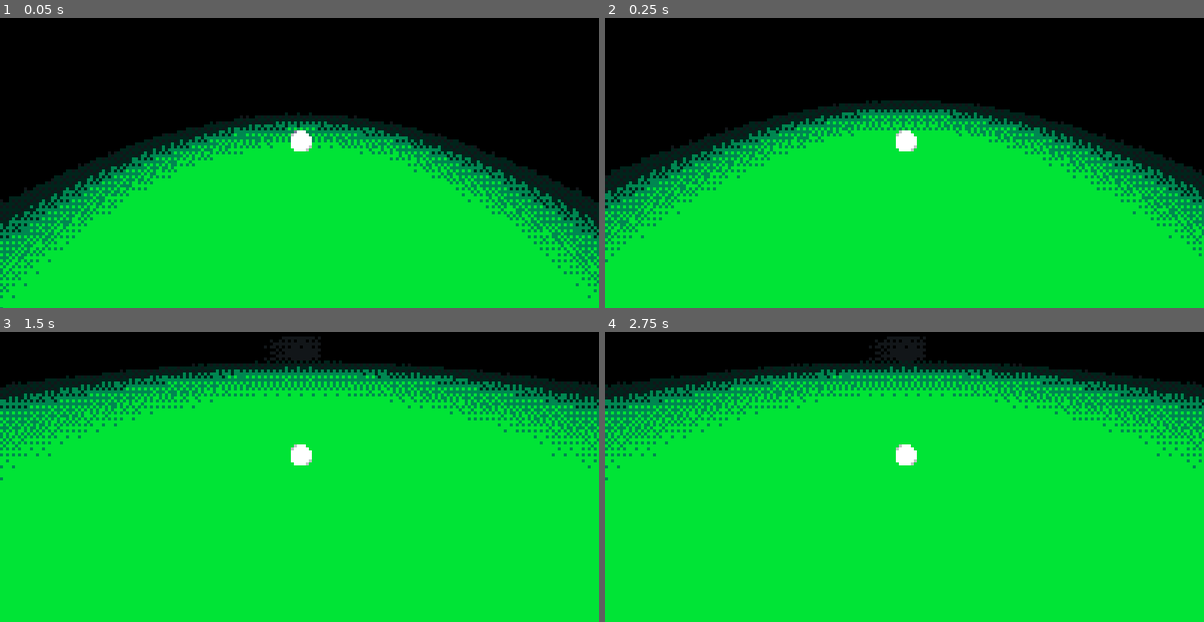
Above: before the commit, frames 1-4 (two rows, left to right).
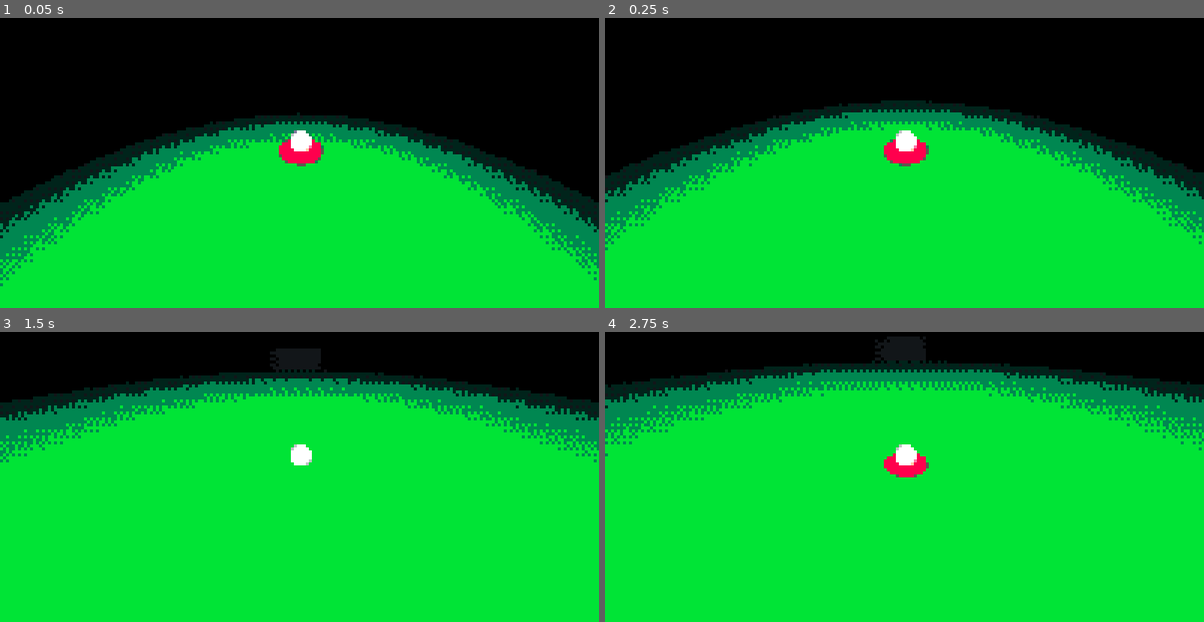
Above: after the commit, the same moments.

Repository: dhuddleston/BigModeGameJam2025
Game: Godot game, scene res://Scenes/ball_test_scene.tscn
Same seed, same stepped clock (60 frames per second), same inputs: the game is played once before the commit and once after it.
Inputs (mouse positions are in pixels of both pictures, inside the frame that each line leads up to):
- Up to frame 1 (0.05 s): no input
- Up to frame 2 (0.25 s): no input
- Up to frame 3 (1.5 s): tap Enter at 0.5 s; move the mouse to (329, 453) at 0.52 s; click (329, 453) at 0.67 s; tap Space at 0.77 s; move the mouse to (269, 453) at 1.27 s; click (269, 453) at 1.42 s
- Up to frame 4 (2.75 s): tap Space at 1.52 s; move the mouse to (916, 448) at 2.02 s; click (916, 448) at 2.17 s

The runs differ from the first frame. In frame 1, 2.8% of the frame differs, in the area x 0-100%, y 32-100%; in frame 2, 2.9%; in frame 3, 12%, in the area x 0-100%, y 1-52%; in frame 4, 2.7%.

Commit message:
Physics and visual tweaks

Diff:
--- /dev/null
+++ b/Materials/IndicatorMat.tres
@@ -0,0 +1,7 @@
+[gd_resource type="StandardMaterial3D" format=3 uid="uid://be0w0a33lrpw4"]
+
+[resource]
+albedo_color = Color(1, 0, 0.301961, 1)
+metallic_specular = 0.0
+emission_enabled = true
+emission = Color(1, 0, 0.301961, 1)
--- /dev/null
+++ b/PhysMats/ball.tres
@@ -0,0 +1,5 @@
+[gd_resource type="PhysicsMaterial" format=3 uid="uid://bjqrehal88572"]
+
+[resource]
+friction = 0.1
+bounce = 0.95
--- /dev/null
+++ b/PhysMats/wall.tres
@@ -0,0 +1,4 @@
+[gd_resource type="PhysicsMaterial" format=3 uid="uid://h7seibwfgsp4"]
+
+[resource]
+bounce = 0.9
--- a/Scenes/ball_test_scene.tscn
+++ b/Scenes/ball_test_scene.tscn
@@ -1,15 +1,14 @@
-[gd_scene load_steps=21 format=3 uid="uid://cc2qtlonu3kjy"]
+[gd_scene load_steps=22 format=3 uid="uid://cc2qtlonu3kjy"]
 
 [ext_resource type="Script" path="res://Scripts/player_controller.gd" id="1_b3j7p"]
+[ext_resource type="PhysicsMaterial" uid="uid://bjqrehal88572" path="res://PhysMats/ball.tres" id="2_dnxe2"]
 [ext_resource type="PhysicsMaterial" uid="uid://cfru8dkauad3i" path="res://PhysMats/ground_standard.tres" id="2_ru4nu"]
+[ext_resource type="PhysicsMaterial" uid="uid://h7seibwfgsp4" path="res://PhysMats/wall.tres" id="3_1k2k1"]
+[ext_resource type="Material" uid="uid://be0w0a33lrpw4" path="res://Materials/IndicatorMat.tres" id="3_glcwq"]
 [ext_resource type="Material" uid="uid://brk32xxt11xlq" path="res://Shaders/pixelate.tres" id="3_job2l"]
 [ext_resource type="Material" uid="uid://dhx4ofxlsc56i" path="res://Shaders/quantize.tres" id="4_ne0pl"]
 [ext_resource type="Material" uid="uid://c0eyq16e63ikx" path="res://Shaders/dither.tres" id="5_7iyac"]
 
-[sub_resource type="PhysicsMaterial" id="PhysicsMaterial_gpcva"]
-friction = 0.2
-bounce = 0.95
-
 [sub_resource type="SphereShape3D" id="SphereShape3D_0ujoa"]
 
 [sub_resource type="SphereMesh" id="SphereMesh_jngx2"]
@@ -23,14 +22,11 @@
 
 [sub_resource type="PrismMesh" id="PrismMesh_10uax"]
 
-[sub_resource type="StandardMaterial3D" id="StandardMaterial3D_uw5mr"]
-albedo_color = Color(1, 0, 0.301961, 1)
-metallic_specular = 0.0
-emission_enabled = true
-emission = Color(1, 0, 0, 1)
-
-[sub_resource type="PhysicsMaterial" id="PhysicsMaterial_bvq17"]
-bounce = 0.5
+[sub_resource type="CylinderMesh" id="CylinderMesh_0riom"]
+material = ExtResource("3_glcwq")
+top_radius = 0.1
+bottom_radius = 0.1
+height = 0.02
 
 [sub_resource type="BoxShape3D" id="BoxShape3D_7atu5"]
 
@@ -58,10 +54,12 @@
 
 [node name="GolfBall" type="RigidBody3D" parent="PlayerController"]
 transform = Transform3D(1, 0, 0, 0, 1, 0, 0, 0, 1, 0, 1.39256, 0)
-physics_material_override = SubResource("PhysicsMaterial_gpcva")
+physics_material_override = ExtResource("2_dnxe2")
 continuous_cd = true
-linear_damp = 0.1
-angular_damp = 0.5
+linear_damp_mode = 1
+linear_damp = 0.4
+angular_damp_mode = 1
+angular_damp = 0.4
 
 [node name="CollisionShape3D" type="CollisionShape3D" parent="PlayerController/GolfBall"]
 transform = Transform3D(0.1, 0, 0, 0, 0.1, 0, 0, 0, 0.1, 0, 0, 0)
@@ -91,15 +89,20 @@
 environment = SubResource("Environment_wmfqj")
 
 [node name="PowerVisualizer" type="Node3D" parent="PlayerController/CameraRoot"]
+transform = Transform3D(1, 0, 0, 0, 1, 0, 0, 0, 1, 0, -0.05, 0)
 
 [node name="MeshInstance3D" type="MeshInstance3D" parent="PlayerController/CameraRoot/PowerVisualizer"]
 transform = Transform3D(0.12, 0, 0, 0, -4.37114e-07, 0.029, 0, -10, -1.26763e-09, 0, 0, -5)
 mesh = SubResource("PrismMesh_10uax")
-surface_material_override/0 = SubResource("StandardMaterial3D_uw5mr")
+surface_material_override/0 = ExtResource("3_glcwq")
+
+[node name="ReadyVisualizer" type="MeshInstance3D" parent="PlayerController/CameraRoot"]
+transform = Transform3D(1, 0, 0, 0, 1, 0, 0, 0, 1, 0, -0.05, 0)
+mesh = SubResource("CylinderMesh_0riom")
 
 [node name="Obstacle" type="StaticBody3D" parent="."]
 transform = Transform3D(0.139301, 0, 3.82551, 0, 2.15564, 0, -0.200241, 0, 2.66128, -2.59283, 0.827178, 4.81714)
-physics_material_override = SubResource("PhysicsMaterial_bvq17")
+physics_material_override = ExtResource("3_1k2k1")
 
 [node name="CollisionShape3D" type="CollisionShape3D" parent="Obstacle"]
 shape = SubResource("BoxShape3D_7atu5")
@@ -109,7 +112,7 @@
 
 [node name="Obstacle16" type="StaticBody3D" parent="."]
 transform = Transform3D(0.209664, 0, -2.38172, 0, 2.15564, 0, 0.124668, 0, 4.00554, -6.47944, 0.827178, 2.38579)
-physics_material_override = SubResource("PhysicsMaterial_bvq17")
+physics_material_override = ExtResource("3_1k2k1")
 
 [node name="CollisionShape3D" type="CollisionShape3D" parent="Obstacle16"]
 shape = SubResource("BoxShape3D_7atu5")
@@ -119,7 +122,7 @@
 
 [node name="Obstacle17" type="StaticBody3D" parent="."]
 transform = Transform3D(2.13994, 0, -2.10254, 0, 3, 0, 2.10254, 0, 2.13994, 5.41865, -1.13257, 5.97856)
-physics_material_override = SubResource("PhysicsMaterial_bvq17")
+physics_material_override = ExtResource("3_1k2k1")
 
 [node name="CollisionShape3D" type="CollisionShape3D" parent="Obstacle17"]
 shape = SubResource("BoxShape3D_7atu5")
@@ -129,7 +132,7 @@
 
 [node name="Obstacle13" type="StaticBody3D" parent="."]
 transform = Transform3D(0.571072, 0, 0.8209, 0, 1, 0, -0.8209, 0, 0.571072, 3.75732, -0.614405, -5.70572)
-physics_material_override = SubResource("PhysicsMaterial_bvq17")
+physics_material_override = ExtResource("3_1k2k1")
 
 [node name="CollisionShape3D" type="CollisionShape3D" parent="Obstacle13"]
 shape = SubResource("CylinderShape3D_dkji4")
@@ -139,7 +142,7 @@
 
 [node name="Obstacle14" type="StaticBody3D" parent="."]
 transform = Transform3D(1.71322, 0, 2.4627, 0, 3, 0, -2.4627, 0, 1.71322, 5.77589, -2.55448, -2.78378)
-physics_material_override = SubResource("PhysicsMaterial_bvq17")
+physics_material_override = ExtResource("3_1k2k1")
 
 [node name="CollisionShape3D" type="CollisionShape3D" parent="Obstacle14"]
 shape = SubResource("CylinderShape3D_dkji4")
@@ -149,7 +152,7 @@
 
 [node name="Obstacle15" type="StaticBody3D" parent="."]
 transform = Transform3D(1.14214, 0, 1.6418, 0, 2, 0, -1.6418, 0, 1.14214, 6.63302, -1.60307, -6.80414)
-physics_material_override = SubResource("PhysicsMaterial_bvq17")
+physics_material_override = ExtResource("3_1k2k1")
 
 [node name="CollisionShape3D" type="CollisionShape3D" parent="Obstacle15"]
 shape = SubResource("CylinderShape3D_dkji4")
@@ -159,7 +162,7 @@
 
 [node name="Obstacle4" type="StaticBody3D" parent="."]
 transform = Transform3D(0.243928, 0, -0.0148715, 0, 2.15564, 0, 0.000187304, 0, 19.3682, -9.88207, -0.663493, -0.297728)
-physics_material_override = SubResource("PhysicsMaterial_bvq17")
+physics_material_override = ExtResource("3_1k2k1")
 
 [node name="CollisionShape3D" type="CollisionShape3D" parent="Obstacle4"]
 shape = SubResource("BoxShape3D_7atu5")
@@ -169,7 +172,7 @@
 
 [node name="Obstacle7" type="StaticBody3D" parent="."]
 transform = Transform3D(0.243928, 0, -0.0148715, 0, 2.15564, 0, 0.000187304, 0, 19.3682, 9.87319, -0.663493, -0.0867653)
-physics_material_override = SubResource("PhysicsMaterial_bvq17")
+physics_material_override = ExtResource("3_1k2k1")
 
 [node name="CollisionShape3D" type="CollisionShape3D" parent="Obstacle7"]
 shape = SubResource("BoxShape3D_7atu5")
@@ -179,7 +182,7 @@
 
 [node name="Obstacle8" type="StaticBody3D" parent="."]
 transform = Transform3D(0.243928, 0, -0.00469048, 0, 2.15564, 0, 0.000187304, 0, 6.10878, -5.60335, -0.663493, -6.84608)
-physics_material_override = SubResource("PhysicsMaterial_bvq17")
+physics_material_override = ExtResource("3_1k2k1")
 
 [node name="CollisionShape3D" type="CollisionShape3D" parent="Obstacle8"]
 shape = SubResource("BoxShape3D_7atu5")
@@ -189,7 +192,7 @@
 
 [node name="Obstacle9" type="StaticBody3D" parent="."]
 transform = Transform3D(0.243928, 0, -0.00469048, 0, 2.15564, 0, 0.000187304, 0, 6.10878, 0.280643, -0.663493, -6.92673)
-physics_material_override = SubResource("PhysicsMaterial_bvq17")
+physics_material_override = ExtResource("3_1k2k1")
 
 [node name="CollisionShape3D" type="CollisionShape3D" parent="Obstacle9"]
 shape = SubResource("BoxShape3D_7atu5")
@@ -199,7 +202,7 @@
 
 [node name="Obstacle10" type="StaticBody3D" parent="."]
 transform = Transform3D(-0.00223085, 0, 6.10852, 0, 2.15564, 0, -0.243918, 0, -0.0558681, -2.65058, -0.663493, -3.94227)
-physics_material_override = SubResource("PhysicsMaterial_bvq17")
+physics_material_override = ExtResource("3_1k2k1")
 
 [node name="CollisionShape3D" type="CollisionShape3D" parent="Obstacle10"]
 shape = SubResource("BoxShape3D_7atu5")
@@ -209,7 +212,7 @@
 
 [node name="Obstacle5" type="StaticBody3D" parent="."]
 transform = Transform3D(0.00357607, 0, -19.3662, 0, 2.15564, 0, 0.243902, 0, 0.283946, -0.304347, -0.663494, -9.90893)
-physics_material_override = SubResource("PhysicsMaterial_bvq17")
+physics_material_override = ExtResource("3_1k2k1")
 
 [node name="CollisionShape3D" type="CollisionShape3D" parent="Obstacle5"]
 shape = SubResource("BoxShape3D_7atu5")
@@ -219,7 +222,7 @@
 
 [node name="Obstacle6" type="StaticBody3D" parent="."]
 transform = Transform3D(0.00357607, 0, -19.3662, 0, 2.15564, 0, 0.243902, 0, 0.283946, 0.372096, -0.663494, 9.44273)
-physics_material_override = SubResource("PhysicsMaterial_bvq17")
+physics_material_override = ExtResource("3_1k2k1")
 
 [node name="CollisionShape3D" type="CollisionShape3D" parent="Obstacle6"]
 shape = SubResource("BoxShape3D_7atu5")
@@ -229,7 +232,7 @@
 
 [node name="Obstacle2" type="StaticBody3D" parent="."]
 transform = Transform3D(0.139301, 0, 3.82551, 0, 2.15564, 0, -0.200241, 0, 2.66128, -8.19266, -0.663495, 8.70452)
-physics_material_override = SubResource("PhysicsMaterial_bvq17")
+physics_material_override = ExtResource("3_1k2k1")
 
 [node name="CollisionShape3D" type="CollisionShape3D" parent="Obstacle2"]
 shape = SubResource("BoxShape3D_7atu5")
@@ -239,7 +242,7 @@
 
 [node name="Obstacle3" type="StaticBody3D" parent="."]
 transform = Transform3D(0.139301, 0, 3.82551, 0, 2.15564, 0, -0.200241, 0, 2.66128, 8.56433, -0.663495, -9.09778)
-physics_material_override = SubResource("PhysicsMaterial_bvq17")
+physics_material_override = ExtResource("3_1k2k1")
 
 [node name="CollisionShape3D" type="CollisionShape3D" parent="Obstacle3"]
 shape = SubResource("BoxShape3D_7atu5")
@@ -249,7 +252,7 @@
 
 [node name="Obstacle11" type="StaticBody3D" parent="."]
 transform = Transform3D(0.139301, 0, 3.82551, 0, 2.15564, 0, -0.200241, 0, 2.66128, 9.11752, -0.663495, 2.70057)
-physics_material_override = SubResource("PhysicsMaterial_bvq17")
+physics_material_override = ExtResource("3_1k2k1")
 
 [node name="CollisionShape3D" type="CollisionShape3D" parent="Obstacle11"]
 shape = SubResource("BoxShape3D_7atu5")
@@ -259,7 +262,7 @@
 
 [node name="Obstacle12" type="StaticBody3D" parent="."]
 transform = Transform3D(-0.131246, 0, 3.92809, 0, 2.15564, 0, -0.20561, 0, -2.50739, 9.23192, -0.663495, 0.202242)
-physics_material_override = SubResource("PhysicsMaterial_bvq17")
+physics_material_override = ExtResource("3_1k2k1")
 
 [node name="CollisionShape3D" type="CollisionShape3D" parent="Obstacle12"]
 shape = SubResource("BoxShape3D_7atu5")
--- a/Scripts/player_controller.gd
+++ b/Scripts/player_controller.gd
@@ -20,6 +20,7 @@
 var cameraArm #Child of camera root. Rotates around its local X to raise/lower the camera angle
 var camera #Main camera. Looks backwords along the "camera arm" vector, directly at the ball.
 var powerVisual #Swing power visualizer. child of camera root so that it always points "forwards"
+var readyVisual #Visualizer to indicate they player can hit the ball again.
 var golfBall #The golf ball. Has physics, can roll freely.
 var checkpoint #Stores the last stopped position of the ball in case they go OOB.
 
@@ -38,6 +39,7 @@
 	camera = get_node("CameraRoot/CameraArm/Camera3D")
 	golfBall = get_node("GolfBall")
 	powerVisual = get_node("CameraRoot/PowerVisualizer")
+	readyVisual = get_node("CameraRoot/ReadyVisualizer")
 	checkpoint = get_node("Checkpoint")
 
 func _physics_process(delta):
@@ -51,6 +53,7 @@
 		if stoppedTime >= 0.2:
 			isRolling = false
 			checkpoint.set_position(golfBall.get_position())
+			readyVisual.visible = true
 
 
 func _process(delta):
@@ -86,12 +89,11 @@
 
 func rotateCamera(delta):
 	cameraRoot.rotate(Vector3(0,1,0), -1 * camLookSensitivityX * delta.x)
-	var current_vertical_rot = cameraArm.get_rotation_degrees().x
-	if (current_vertical_rot >= maxCameraElevation and delta.y < 0) \
-	or (current_vertical_rot <= minCameraElevation and delta.y > 0):
+	var targetRot = cameraArm.get_rotation_degrees().x + rad_to_deg(camLookSensitivityY * delta.y)
+	print("BEFORE: ", cameraArm.get_rotation_degrees(), "AFTER:",  targetRot)
+	if (targetRot >= maxCameraElevation and targetRot <= minCameraElevation):
 		cameraArm.rotate_object_local(Vector3(1,0,0), camLookSensitivityY * delta.y)
-	print("BEFORE: ", cameraArm.get_rotation_degrees(), delta)
-	#TODO: prevent rotating past true up/down which can be disorienting
+
 
 func zoomIn():
 	var targetDist = max(camera.transform.origin.z - camZoomSpeed, camMinDist)
@@ -111,5 +113,6 @@
 	isSwinging = false
 	swingPower = 0;
 	powerVisual.visible = false
+	readyVisual.visible = false
 	isRolling = true
 	stoppedTime = 0
--- a/Shaders/dither.tres
+++ b/Shaders/dither.tres
@@ -1,10 +1,10 @@
 [gd_resource type="ShaderMaterial" load_steps=3 format=3 uid="uid://c0eyq16e63ikx"]
 
 [ext_resource type="Shader" path="res://Shaders/dither.gdshader" id="1_712dp"]
-[ext_resource type="Texture2D" uid="uid://t88qe8ny2emt" path="res://Shaders/bayer2.png" id="2_vuajy"]
+[ext_resource type="Texture2D" uid="uid://bcmiecotlrdbr" path="res://Shaders/bayer3.png" id="2_yv83y"]
 
 [resource]
 shader = ExtResource("1_712dp")
 shader_parameter/pallate = PackedColorArray(0.0705882, 0.0862745, 0.0980392, 1, 1, 1, 1, 1, 0.760784, 0.764706, 0.78039 …(323 unchanged characters)…
 shader_parameter/subdivide = 4.0
-shader_parameter/dither_tex = ExtResource("2_vuajy")
+shader_parameter/dither_tex = ExtResource("2_yv83y")
Binary file added: Shaders/bayer3.png
Not shown, added: Shaders/bayer3.png.import
